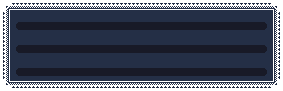
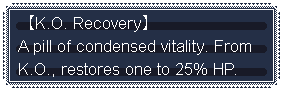
Before/after of a 283x91 layered artwork. What changed in the layer stack:
added layer "EN" above "JP" over (18, 15, 251, 77)
removed layer "Pasted Layer" over (19, 15, 251, 76)
